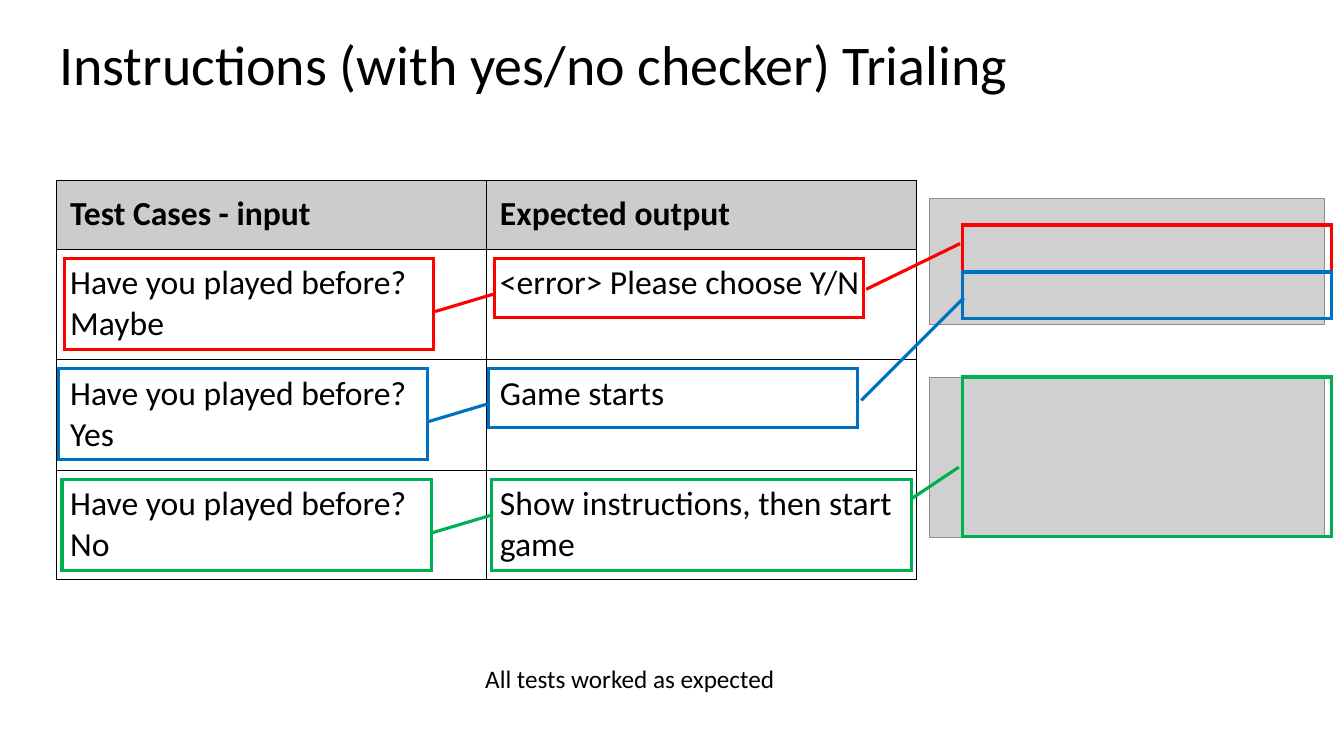
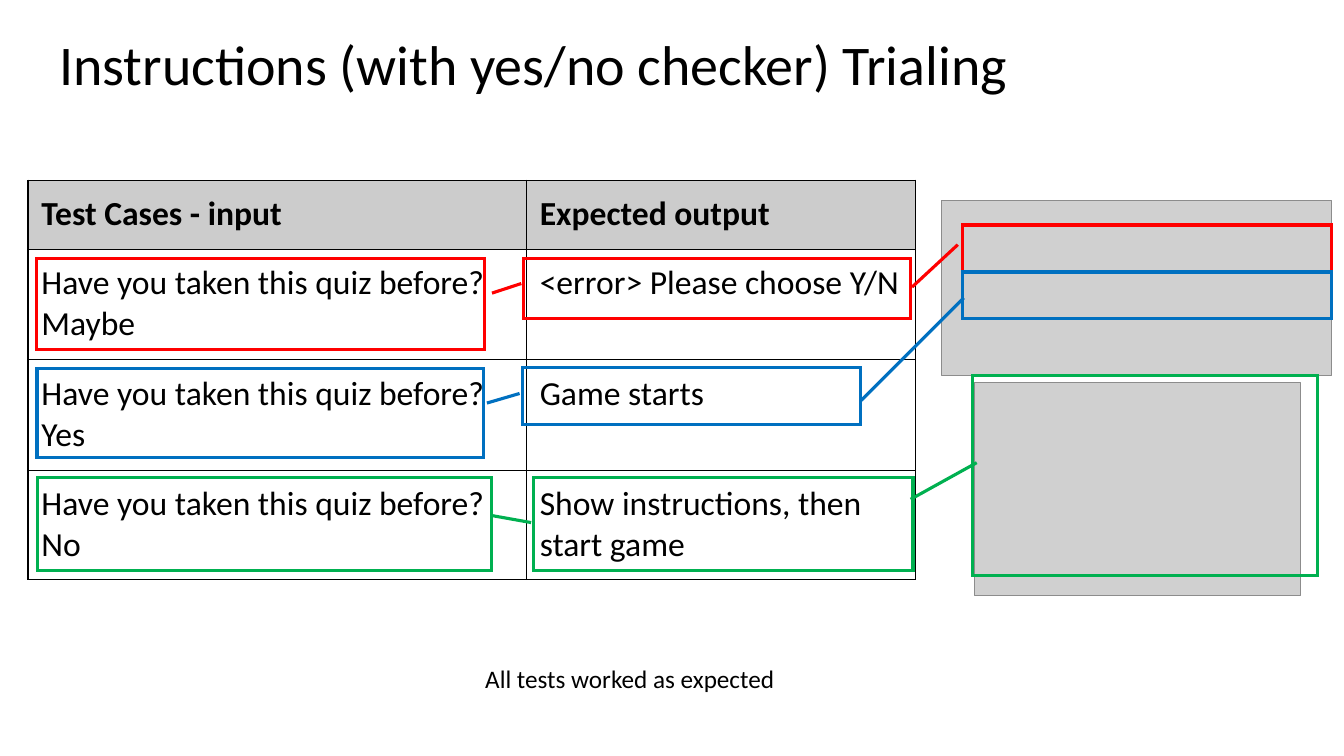
Before and after one commit to jireh-t/Assessment, a slide deck: slide 11 of 1.7 and 1.8 documentation.pptx. Drawn at 1344x756 pixels with LibreOffice and Linux fonts; fonts in the diff are those of the drawing; grey boxes stand for pictures. Boxes give left, top, right and bottom in pixels: in the first picture for what was removed or moved away, otherwise in the second. Text is boxed around its words. In the diff, an @@ line names an element or a change of style, - is before the commit and + after.

Commit message:
update

```diff
--- a/1.7 and 1.8 documentation.pptx
+++ b/1.7 and 1.8 documentation.pptx
@@ table at [28, 180, 915, 580] @@
-row 2, column 1: Have you played before? / Maybe
+row 2, column 1: Have you taken this quiz before? / Maybe
-row 3, column 1: Have you played before? / Yes
+row 3, column 1: Have you taken this quiz before? / Yes
-row 4, column 1: Have you played before? / No
+row 4, column 1: Have you taken this quiz before? / No
@@ table: place and size @@
-table at [56, 180, 915, 580]
+table at [28, 180, 915, 580]
@@ picture: place and size @@
-picture at [930, 199, 1325, 325]
+picture at [942, 201, 1332, 375]
@@ rectangle: place and size @@
-rectangle at [65, 258, 434, 350]
+rectangle at [36, 258, 484, 350]
@@ rectangle: place and size @@
-rectangle at [494, 258, 863, 318]
+rectangle at [523, 258, 910, 319]
@@ line moved from (866, 289) - (960, 244) to (912, 287) - (958, 245) @@
@@ line moved from (436, 312) - (493, 294) to (521, 283) - (492, 293) @@
@@ rectangle: place and size @@
-rectangle at [58, 368, 427, 460]
+rectangle at [37, 368, 484, 457]
@@ rectangle: place and size @@
-rectangle at [488, 368, 857, 427]
+rectangle at [523, 367, 861, 424]
@@ rectangle: place and size @@
-rectangle at [963, 377, 1332, 536]
+rectangle at [973, 376, 1318, 576]
@@ picture: place and size @@
-picture at [930, 378, 1325, 538]
+picture at [975, 383, 1301, 596]
@@ line moved from (429, 421) - (487, 404) to (519, 393) - (487, 403) @@
@@ rectangle: place and size @@
-rectangle at [63, 480, 432, 572]
+rectangle at [37, 478, 492, 572]
@@ rectangle: place and size @@
-rectangle at [492, 480, 912, 572]
+rectangle at [533, 478, 913, 572]
@@ line moved from (910, 499) - (959, 467) to (910, 499) - (977, 463) @@
@@ line moved from (433, 532) - (491, 515) to (531, 522) - (491, 515) @@
```
Also in this commit, not shown: 8 other slides changed.
